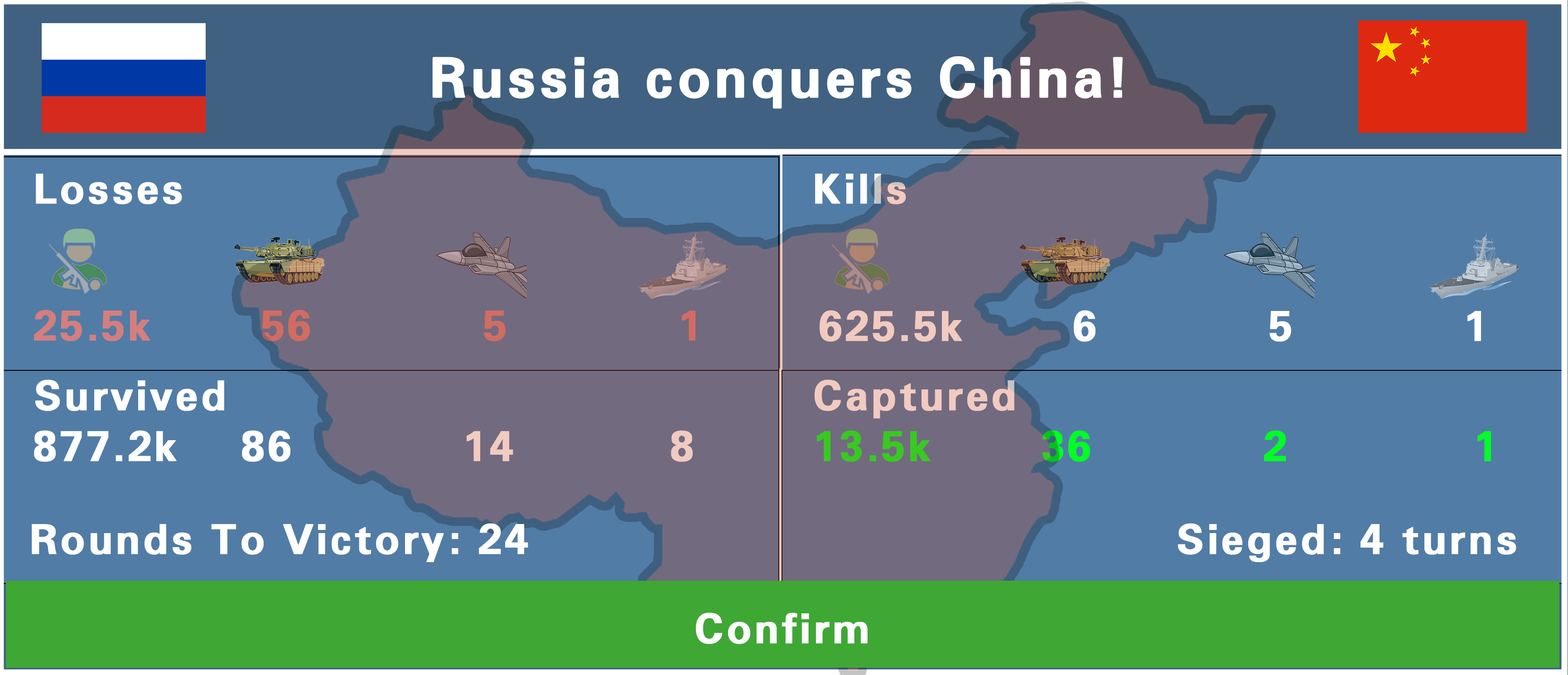
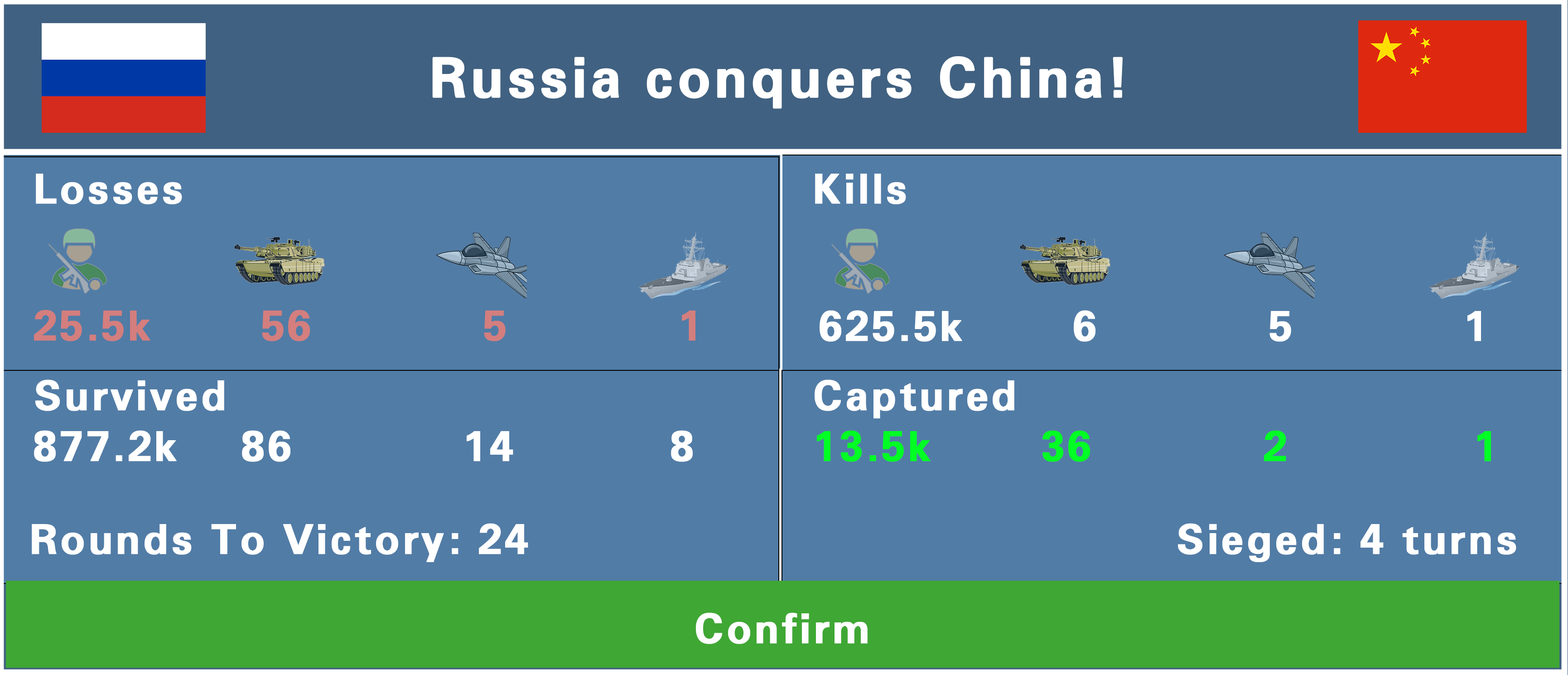
Revision of a layered 1568px x 675px image; what changed, layer by layer:
hid "Layer 2" over 239, 9, 1268, 671
painted on "Rectangle 3 copy" (2nd of 2, in "ArmyBar") over 781, 359, 1064, 581
painted on "Rectangle 3" (2nd of 2, in "ArmyBar") over 270, 359, 780, 581